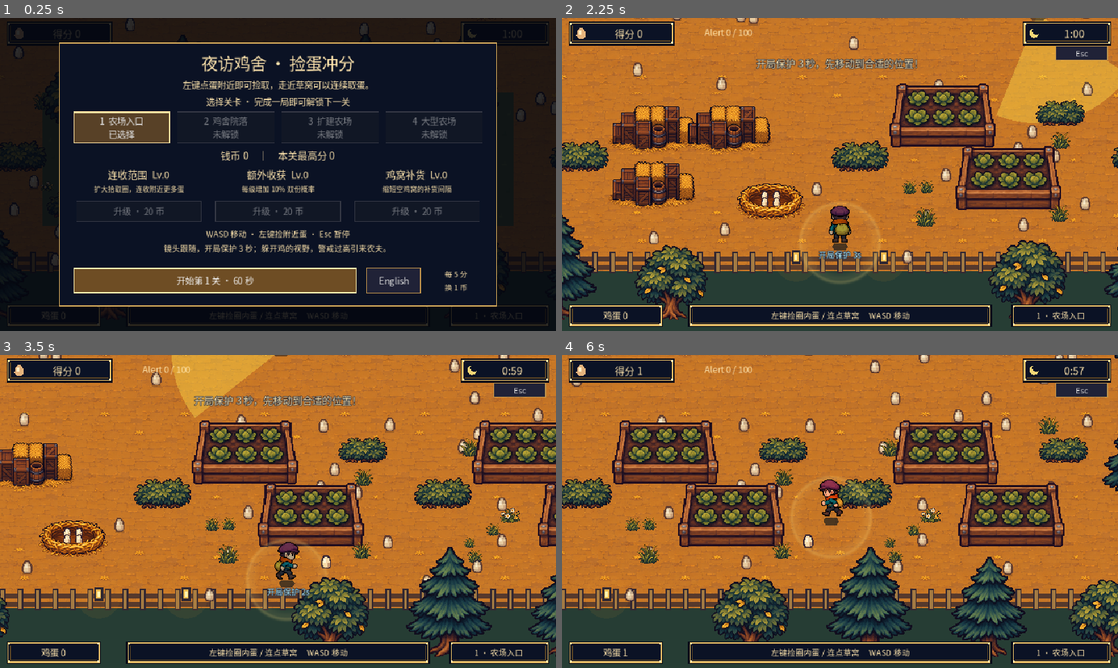
Above: before the commit, frames 1-4 (two rows, left to right).
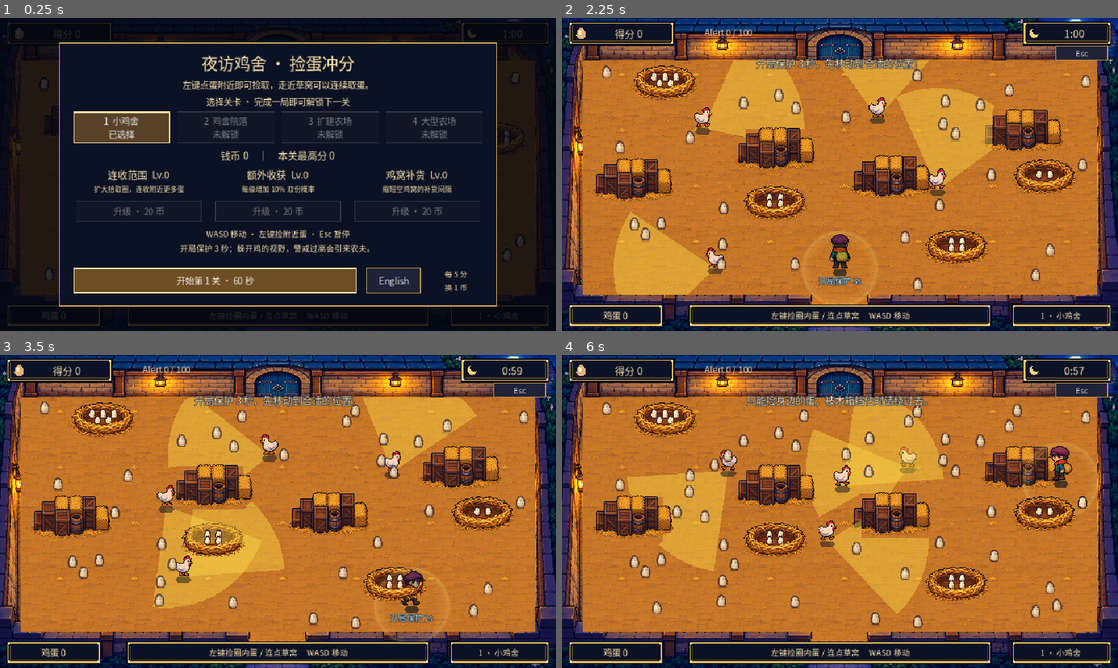
Above: after the commit, the same moments.

Repository: liupai-rachel/Deepsleep-Dont-wake-up-chickens
Game: Godot game, scene res://scenes/arcade/game.tscn
Same seed, same stepped clock (60 frames per second), same inputs: the game is played once before the commit and once after it.
Inputs (mouse positions are in pixels of both pictures, inside the frame that each line leads up to):
- Up to frame 1 (0.25 s): no input
- Up to frame 2 (2.25 s): click "English" at 0.5 s; click "中文" at 1.25 s; click "开始第 1 关 · 60 秒" at 2 s
- Up to frame 3 (3.5 s): move the mouse to (400, 495) at 2.77 s; hold D (move_right) from 2.78 s (still down); hold E (interact) from 2.78 s (still down); click (400, 495) at 2.92 s
- Up to frame 4 (6 s): move the mouse to (728, 527) at 3.52 s; release D (move_right) at 3.53 s; release E (interact) at 3.53 s; hold S (move_down) 3.53-4.28 s; tap Q (throw_feed) at 3.6, 5.1 s; click (728, 527) at 3.67 s; move the mouse to (895, 442) at 4.27 s; hold D (move_right) 4.28-5.03 s; hold E (interact) 4.28-5.03 s; click (895, 442) at 4.42 s; move the mouse to (812, 574) at 5.02 s; hold W (move_up) 5.03-5.78 s; click (812, 574) at 5.17 s; move the mouse to (1006, 558) at 5.77 s; hold A (move_left) from 5.78 s (still down); hold E (interact) from 5.78 s (still down); click (1006, 558) at 5.92 s

The runs differ from the first frame. In frame 1, 8.3% of the frame differs, in the area x 0-100%, y 0-97%; in frame 2, 62%; in frame 3, 62%; in frame 4, 66%, in the area x 0-100%, y 0-100%.

Commit message:
Revert "Build a larger explorable farm with winding plots and a following camera"
This reverts commit 8bc20c69930eb5a7ece7ebedaac9ded0fa85245b.

Diff:
--- a/assets/art/foliage_cutout.gdshader
+++ /dev/null
@@ -1,8 +0,0 @@
-shader_type canvas_item;
-varying vec4 item_tint;
-void vertex() { item_tint = COLOR; }
-void fragment() {
-	vec4 pixel = texture(TEXTURE, UV);
-	if (pixel.a < 0.5) { discard; }
-	COLOR = vec4(pixel.rgb * item_tint.rgb, item_tint.a);
-}
--- a/scenes/arcade/game.gd
+++ b/scenes/arcade/game.gd
@@ -51,10 +51,6 @@
 	selected_level = profile.unlocked
 	_rng.randomize()
 	camera = Camera2D.new()
-	camera.process_mode = Node.PROCESS_MODE_PAUSABLE
-	camera.position_smoothing_enabled = true
-	camera.position_smoothing_speed = 9.0
-	camera.limit_smoothed = true
 	add_child(camera)
 	camera.make_current()
 	ui = ArcadeUI.new()
@@ -106,17 +102,12 @@
 	var seed_value := fixed_seed if use_fixed_seed else _rng.randi()
 	world.build(level,seed_value)
 	current_level = level
-	camera.zoom = Vector2.ONE*1.08
-	camera.limit_left = 0
-	camera.limit_top = 0
-	camera.limit_right = ceili(world.arena_size.x)
-	camera.limit_bottom = ceili(world.arena_size.y)
+	camera.position = world.arena_size * 0.5
+	camera.zoom = Vector2.ONE * 960.0 / world.arena_size.x
 	player = PLAYER.instantiate()
-	player.position = world.start_position()
+	player.position = Vector2(world.bounds.get_center().x,world.bounds.end.y-45)
 	player.move_speed = 330.0
 	world.add_child(player)
-	world.actor = player
-	update_camera(true)
 	pickup_circle = Node2D.new()
 	pickup_circle.set_script(RANGE_SCRIPT)
 	pickup_circle.radius = pickup_radius()
@@ -125,7 +116,7 @@
 	alert = CoopAlert.new()
 	world.add_child(alert)
 	for i in range(2 + level*2):
-		var point := world.first_nest_point() if i == 0 else world.free_point(52,true)
+		var point := world.free_point(52,true)
 		if point == Vector2.INF: break
 		world.nest_points.append(point)
 		var nest := ArcadeNest.new()
@@ -135,7 +126,7 @@
 		world.add_child(nest)
 		nests.append(nest)
 	for i in range(3+level): _add_hen(false)
-	_spawn_batch(egg_target())
+	_spawn_batch(18+level*14)
 
 func begin_round(level: int) -> void:
 	if running: return
@@ -162,7 +153,6 @@
 
 func _process(delta: float) -> void:
 	if not running or get_tree().paused: return
-	update_camera()
 	time_left = maxf(0,time_left-delta)
 	if time_left <= 0:
 		finish_round()
@@ -179,7 +169,7 @@
 	if combo_left == 0: chain = 0
 	spawn_left -= delta
 	if spawn_left <= 0:
-		var desired := egg_target()
+		var desired := 18+current_level*14
 		var count := world.rng.randi_range(2,5)
 		if eggs.size() < desired/2: count += 6
 		_spawn_batch(count)
@@ -368,7 +358,7 @@
 	_farmer_armed = alert.level < 60
 
 func _spawn_batch(count: int) -> void:
-	var maximum := egg_cap()
+	var maximum := 48+current_level*18
 	for i in range(count):
 		if eggs.size() >= maximum: break
 		var point := world.free_point(16,true)
@@ -382,7 +372,7 @@
 
 func _spawn_egg_at(point: Vector2, gold: bool) -> void:
 	if not world.is_free(point,12,true): return
-	if eggs.size() >= egg_cap():
+	if eggs.size() >= 48+current_level*18:
 		if not gold: return
 		var replaced := false
 		for old in eggs:
@@ -397,20 +387,9 @@
 	egg.golden = gold
 	egg.phase = world.rng.randf()*TAU
 	egg.scale = Vector2.ONE * maxf(1.2,1.05/camera.zoom.x)
+	egg.z_index = 1
 	world.add_child(egg)
 	eggs.append(egg)
-
-func egg_target() -> int:
-	return clampi(int(world.bounds.get_area()/13000.0),130,330)
-
-func egg_cap() -> int:
-	return egg_target()+maxi(80,egg_target()/2)
-
-func update_camera(snap := false) -> void:
-	if not is_instance_valid(player): return
-	camera.position = player.position
-	if snap: camera.reset_smoothing()
-	camera.force_update_scroll()
 
 func toggle_pause() -> void:
 	if not running: return
--- a/scenes/arcade/hen.gd
+++ b/scenes/arcade/hen.gd
@@ -39,8 +39,7 @@
 		_choose_roam_target()
 		return
 	_target_age += delta
-	var travel_limit := maxf(22.0,world.bounds.size.length()/patrol_speed*1.4)
-	if position.distance_squared_to(roam_target) <= 144 or _stuck_left > 1.8 or _target_age > travel_limit:
+	if position.distance_squared_to(roam_target) <= 144 or _stuck_left > 1.8 or _target_age > 22.0:
 		roam_target = Vector2.INF
 		_wait_left = _patrol_rng.randf_range(0.15,0.5)
 		return
--- a/scenes/arcade/nest.gd
+++ b/scenes/arcade/nest.gd
@@ -30,6 +30,7 @@
 	add_child(art)
 	tray = Node2D.new()
 	tray.draw.connect(_draw_stock)
+	tray.z_index = 1
 	add_child(tray)
 	# The lower straw lip is drawn again in front of the eggs for real occlusion.
 	var front := Sprite2D.new()
@@ -37,6 +38,7 @@
 	front.scale = art.scale
 	front.position = art.position
 	front.texture_filter = CanvasItem.TEXTURE_FILTER_NEAREST
+	front.z_index = 2
 	var foreground := ShaderMaterial.new()
 	foreground.shader = preload("res://assets/art/nest_front.gdshader")
 	foreground.set_shader_parameter("front_start",(NEST_REGION.position.y+NEST_REGION.size.y*0.61)/STRAW.get_height())
--- a/scenes/arcade/scenery.gd
+++ /dev/null
@@ -1,40 +0,0 @@
-class_name FarmScenery
-extends StaticBody2D
-
-const ATLAS := preload("res://assets/art/farm_nature.png")
-const REGIONS := [Rect2(27,34,467,476),Rect2(584,46,362,463),Rect2(1048,270,445,237),Rect2(148,775,213,181),Rect2(622,765,259,192),Rect2(1043,683,453,274)]
-var kind := 0
-var display_width := 120.0
-var footprint := Vector2.ZERO
-var art: Sprite2D
-
-func _ready() -> void:
-	collision_layer = 2 if footprint != Vector2.ZERO else 0
-	collision_mask = 0
-	if footprint != Vector2.ZERO:
-		var collider := CollisionShape2D.new()
-		var shape := RectangleShape2D.new()
-		shape.size = footprint
-		collider.shape = shape
-		collider.add_to_group("vision_cover")
-		add_child(collider)
-	var texture := AtlasTexture.new()
-	texture.atlas = ATLAS
-	texture.region = REGIONS[kind]
-	art = Sprite2D.new()
-	art.texture = texture
-	art.texture_filter = CanvasItem.TEXTURE_FILTER_NEAREST
-	art.scale = Vector2.ONE*display_width/texture.region.size.x
-	art.position.y = (footprint.y*0.5 if footprint != Vector2.ZERO else 4)-texture.region.size.y*art.scale.y*0.5
-	var cutout := ShaderMaterial.new()
-	cutout.shader = preload("res://assets/art/foliage_cutout.gdshader")
-	art.material = cutout
-	add_child(art)
-	set_process(kind <= 1)
-
-func _process(delta: float) -> void:
-	var world := get_parent() as ArcadeWorld
-	if world == null or not is_instance_valid(world.actor): return
-	var offset := world.actor.position-position
-	var behind: bool = offset.y < 10 and offset.y > -REGIONS[kind].size.y*art.scale.y and absf(offset.x) < display_width*0.48
-	art.modulate.a = move_toward(art.modulate.a,0.38 if behind else 1.0,delta*5)
--- a/scenes/arcade/ui.gd
+++ b/scenes/arcade/ui.gd
@@ -9,8 +9,8 @@
 
 const FONT := preload("res://assets/fonts/CoopUI.ttf")
 const PIXEL := preload("res://assets/fonts/PressStart2P-Regular.ttf")
-const STAGE_ZH := ["农场入口", "鸡舍院落", "扩建农场", "大型农场"]
-const STAGE_EN := ["Farm Gate", "Yard", "Farm", "Estate"]
+const STAGE_ZH := ["小鸡舍", "鸡舍院落", "扩建农场", "大型农场"]
+const STAGE_EN := ["Coop", "Yard", "Farm", "Estate"]
 var language := "zh"
 var screen: Control
 var overlay: ColorRect
@@ -234,7 +234,7 @@
 		var text := tr2("已满级","MAX LEVEL") if price < 0 else tr2("升级 · %d 币","Upgrade · %d coins") % price
 		var button := _button(panel,Rect2(30+i*240,274,216,35),text,func(): upgrade_requested.emit(index))
 		button.disabled = paused or price < 0 or profile.coins < price
-	var guide := tr2("WASD 移动 · 左键捡附近蛋 · Esc 暂停\n镜头跟随，开局保护 3 秒；躲开鸡的视野，警戒过高引来农夫。","WASD move · Left-click nearby eggs · Esc pause\nCamera follows you. 3s start protection; avoid hen sight and high alert.")
+	var guide := tr2("WASD 移动 · 左键捡附近蛋 · Esc 暂停\n开局保护 3 秒；躲开鸡的视野，警戒过高会引来农夫。","WASD move · Left-click nearby eggs · Esc pause\n3-second start protection. Avoid hen sight; high alert brings the farmer.")
 	_label(panel,Rect2(18,319,720,43),guide,14)
 	if not profile.saved:
 		_label(panel,Rect2(18,361,720,20),tr2("当前浏览器无法保存进度，关闭后升级可能丢失。","Storage is unavailable; upgrades may be lost when this tab closes."),12)
--- a/scenes/arcade/world.gd
+++ b/scenes/arcade/world.gd
@@ -3,116 +3,46 @@
 
 const BACKDROP := preload("res://assets/art/coop_backdrop.png")
 const CRATE := preload("res://scenes/crate.tscn")
-const SCENERY := preload("res://scenes/arcade/scenery.gd")
-var arena_size := Vector2(1920,1280)
-var bounds := Rect2(64,112,1792,1072)
+var arena_size := Vector2(960,540)
+var bounds := Rect2(36,74,888,404)
 var solids: Array[Rect2] = []
 var nest_points: Array[Vector2] = []
 var rng := RandomNumberGenerator.new()
 var floor_texture: AtlasTexture
 var navigation: NavigationRegion2D
-var roads: Array[Rect2] = []
-var yards: Array[Rect2] = []
-var scenery: Array[Node2D] = []
-var zones: Array[Dictionary] = []
-var actor: CoopPlayer
-var terrain_seed := 0
-var grid_size := Vector2i(4,3)
 
 func build(level: int, seed_value: int) -> void:
 	texture_filter = CanvasItem.TEXTURE_FILTER_NEAREST
 	rng.seed = seed_value
-	terrain_seed = seed_value
+	arena_size = Vector2(960,540) * (1.0 + (level-1)*0.2)
 	var factor := 1.0 + (level-1)*0.2
-	arena_size = Vector2(1920,1280)*factor
-	bounds = Rect2(Vector2(64,112)*factor,Vector2(1792,1072)*factor)
+	bounds = Rect2(Vector2(36,74)*factor,Vector2(888,404)*factor)
+	var backdrop := Sprite2D.new()
+	backdrop.texture = BACKDROP
+	backdrop.centered = false
+	backdrop.scale = arena_size / BACKDROP.get_size()
+	backdrop.z_index = -10
+	backdrop.texture_filter = CanvasItem.TEXTURE_FILTER_NEAREST
+	var projection := ShaderMaterial.new()
+	projection.shader = preload("res://assets/art/coop_projection.gdshader")
+	backdrop.material = projection
+	add_child(backdrop)
 	floor_texture = AtlasTexture.new()
 	floor_texture.atlas = BACKDROP
 	floor_texture.region = Rect2(600,350,256,192)
 	y_sort_enabled = true
 	for edge in [Rect2(bounds.position-Vector2(16,16),Vector2(bounds.size.x+32,16)),Rect2(Vector2(bounds.position.x-16,bounds.end.y),Vector2(bounds.size.x+32,16)),Rect2(bounds.position-Vector2(16,0),Vector2(16,bounds.size.y)),Rect2(Vector2(bounds.end.x,bounds.position.y),Vector2(16,bounds.size.y))]:
 		_add_collision(edge)
-	grid_size = Vector2i(3+level,3+(level-1)/2)
-	var cell := bounds.size/Vector2(grid_size)
-	for x in range(grid_size.x+1):
-		roads.append(Rect2(Vector2(bounds.position.x+x*cell.x-72,bounds.position.y),Vector2(144,bounds.size.y)).intersection(bounds))
-	for y in range(grid_size.y+1):
-		roads.append(Rect2(Vector2(bounds.position.x,bounds.position.y+y*cell.y-72),Vector2(bounds.size.x,144)).intersection(bounds))
-	for row in range(grid_size.y):
-		for column in range(grid_size.x):
-			var center := bounds.position+(Vector2(column,row)+Vector2.ONE*0.5)*cell
-			var kind := (column+row+level+rng.randi_range(0,1))%4
-			zones.append({"center":center,"kind":kind})
-			_build_plot(center,kind)
-	# Alternating hedges leave a clear side of each road for weaving around.
-	for column in range(1,grid_size.x):
-		for row in range(grid_size.y):
-			var point := bounds.position+Vector2(column*cell.x+(-32 if row%2 else 32),(row+0.5)*cell.y)
-			_add_scenery(point,2,92,Vector2(60,40))
-	for i in range(90+level*24):
-		var point := free_point(8)
-		if point != Vector2.INF and not is_on_road(point):
-			_add_scenery(point,4 if i%5 == 0 else 3,rng.randf_range(20,38))
-	for x in range(120,int(arena_size.x)-80,190):
-		if absf(x-bounds.get_center().x) < 180: continue
-		_add_scenery(Vector2(x,bounds.end.y+75),rng.randi_range(0,1),rng.randf_range(115,145))
-		_add_scenery(Vector2(x,bounds.position.y-18),rng.randi_range(0,1),rng.randf_range(115,145))
-	for y in range(180,int(bounds.end.y),210):
-		_add_scenery(Vector2(bounds.position.x-28,y),rng.randi_range(0,1),125)
-		_add_scenery(Vector2(bounds.end.x+28,y),rng.randi_range(0,1),125)
+	var desired := 2 + level*2
+	for index in range(desired):
+		var point := free_point(72)
+		if point == Vector2.INF: break
+		var cover := CRATE.instantiate()
+		cover.position = point
+		add_child(cover)
+		solids.append(Rect2(point-Vector2(52,38),Vector2(104,76)))
 	bake_navigation()
 	queue_redraw()
-
-func _build_plot(center: Vector2, kind: int) -> void:
-	if kind == 0:
-		yards.append(Rect2(center-Vector2(150,112),Vector2(300,224)))
-		for offset in [Vector2(-76,-45),Vector2(45,-45),Vector2(-76,45)]: _add_crate(center+offset)
-		_add_scenery(center+Vector2(112,65),4,38)
-	elif kind == 1:
-		for offset in [Vector2(-86,-40),Vector2(70,-60),Vector2(30,70)]:
-			_add_scenery(center+offset,rng.randi_range(0,1),rng.randf_range(115,145),Vector2(42,30))
-		_add_scenery(center+Vector2(-105,75),2,82,Vector2(58,38))
-	elif kind == 2:
-		yards.append(Rect2(center-Vector2(155,100),Vector2(310,200)))
-		_add_scenery(center+Vector2(-60,-45),5,170,Vector2(145,54))
-		_add_scenery(center+Vector2(45,55),5,170,Vector2(145,54))
-		_add_scenery(center+Vector2(128,-70),2,78,Vector2(50,34))
-	else:
-		yards.append(Rect2(center-Vector2(145,100),Vector2(290,200)))
-		for offset in [Vector2(-70,-30),Vector2(10,-30)]: _add_scenery(center+offset,2,105,Vector2(74,42))
-		_add_crate(center+Vector2(100,65))
-		_add_scenery(center+Vector2(-85,80),4,36)
-
-func _add_crate(point: Vector2) -> void:
-	var cover := CRATE.instantiate()
-	cover.position = point
-	add_child(cover)
-	solids.append(Rect2(point-Vector2(52,38),Vector2(104,76)))
-
-func _add_scenery(point: Vector2, kind: int, width: float, footprint := Vector2.ZERO) -> void:
-	var prop := SCENERY.new()
-	prop.position = point
-	prop.kind = kind
-	prop.display_width = width
-	prop.footprint = footprint
-	add_child(prop)
-	scenery.append(prop)
-	if footprint != Vector2.ZERO: solids.append(Rect2(point-footprint*0.5,footprint))
-
-func start_position() -> Vector2:
-	return Vector2(bounds.get_center().x,bounds.end.y-45)
-
-func is_on_road(point: Vector2) -> bool:
-	for road in roads:
-		if road.has_point(point): return true
-	return false
-
-func first_nest_point() -> Vector2:
-	for radius in [120,170,220,270]:
-		for index in range(16):
-			var point: Vector2 = start_position()+Vector2.from_angle(index*TAU/16.0)*radius
-			if is_free(point,52,true): return point
-	return free_point(52,true)
 
 func _add_collision(rect: Rect2) -> void:
 	var body := StaticBody2D.new()
@@ -129,7 +59,7 @@
 
 func is_free(point: Vector2, padding := 18.0, avoid_nests := false) -> bool:
 	if not bounds.grow(-padding).has_point(point): return false
-	if point.distance_to(start_position()) < padding+26: return false
+	if point.distance_to(Vector2(bounds.get_center().x,bounds.end.y-45)) < padding+26: return false
 	for rect in solids:
 		if rect.grow(padding).has_point(point): return false
 	if point.distance_to(Vector2(bounds.get_center().x,bounds.position.y+25)) < padding+32: return false
@@ -168,43 +98,10 @@
 
 func _draw() -> void:
 	if floor_texture == null: return
-	draw_rect(Rect2(Vector2.ZERO,arena_size),Color("263d34"))
-	draw_rect(bounds,Color("52613a"))
-	var terrain := RandomNumberGenerator.new()
-	terrain.seed = terrain_seed
-	for y in range(int(bounds.position.y),int(bounds.end.y),40):
-		for x in range(int(bounds.position.x),int(bounds.end.x),40):
-			var point := Vector2(x,y)+Vector2(terrain.randf_range(3,25),terrain.randf_range(3,25))
-			var color := Color("657343") if terrain.randf() > 0.5 else Color("465a35")
-			draw_rect(Rect2(point,Vector2(terrain.randi_range(3,8),3)),color)
-			draw_rect(Rect2(point+Vector2(3,-4),Vector2(2,6)),color)
-	for yard in yards: _draw_dirt(yard.grow(18))
-	for road in roads: _draw_dirt(road)
-	_draw_fences()
-
-func _draw_dirt(area: Rect2) -> void:
-	for y in range(int(area.position.y),int(area.end.y),96):
-		for x in range(int(area.position.x),int(area.end.x),128):
-			var size := Vector2(minf(128,area.end.x-x),minf(96,area.end.y-y))
+	for y in range(int(bounds.position.y),int(bounds.end.y),96):
+		for x in range(int(bounds.position.x),int(bounds.end.x),128):
+			var size := Vector2(minf(128,bounds.end.x-x),minf(96,bounds.end.y-y))
 			draw_texture_rect_region(floor_texture,Rect2(Vector2(x,y),size),Rect2(Vector2.ZERO,size*2))
-
-func _draw_fences() -> void:
-	for y in [bounds.position.y,bounds.end.y]:
-		for offset in [-22,-9]: draw_rect(Rect2(bounds.position.x,y+offset,bounds.size.x,8),Color("56392c"))
-		for x in range(int(bounds.position.x),int(bounds.end.x)+1,28):
-			draw_rect(Rect2(x-4,y-30,9,34),Color("322731"))
-			draw_rect(Rect2(x-2,y-28,5,29),Color("a37a43"))
-	for x in [bounds.position.x,bounds.end.x]:
-		draw_rect(Rect2(x-6,bounds.position.y,12,bounds.size.y),Color("5c402f"))
-		for y in range(int(bounds.position.y),int(bounds.end.y),28):
-			draw_rect(Rect2(x-8,y-22,16,26),Color("322731"))
-			draw_rect(Rect2(x-5,y-20,10,20),Color("a37a43"))
-	for y in [bounds.position.y,bounds.end.y]:
-		for x in [bounds.get_center().x-70,bounds.get_center().x+70]:
-			draw_circle(Vector2(x,y-18),35,Color(1,0.65,0.15,0.07))
-			draw_rect(Rect2(x-7,y-33,14,23),Color("302832"))
-			draw_rect(Rect2(x-4,y-29,8,15),Color("eeb94d"))
-			draw_rect(Rect2(x-2,y-27,4,10),Color("fff3b1"))
 
 func bake_navigation() -> void:
 	navigation = NavigationRegion2D.new()
--- a/scenes/chicken.gd
+++ b/scenes/chicken.gd
@@ -232,9 +232,6 @@
 		if cover.disabled or rectangle == null:
 			continue
 		var half_size := rectangle.size * 0.5
-		var cover_radius := half_size.length()*maxf(absf(cover.global_scale.x),absf(cover.global_scale.y))
-		if global_position.distance_squared_to(cover.global_position) > pow(sight_range+cover_radius,2):
-			continue
 		for corner in [
 			-half_size,
 			Vector2(half_size.x, -half_size.y),
--- a/tests/arcade_flow.gd
+++ b/tests/arcade_flow.gd
@@ -15,7 +15,6 @@
 	for i in range(frames): await process_frame
 
 func click(game: ArcadeGame, button: int, point: Vector2) -> void:
-	game.update_camera(true)
 	var screen_point := game.get_canvas_transform() * point
 	var event := InputEventMouseButton.new()
 	event.button_index = button
@@ -115,7 +114,7 @@
 		other.queue_free()
 	collected_before = game.collected
 	await tick(500)
-	expect(game.eggs.size() > 0 and game.eggs.size() <= game.egg_cap(),"Random spawning must replenish eggs and respect a cap")
+	expect(game.eggs.size() > 0 and game.eggs.size() <= 66,"Random spawning must replenish eggs and respect a cap")
 	expect(game.collected == collected_before,"Spawning must not count as collecting")
 	expect(nest.stock >= 2 and nest.stock <= 6,"Empty nests must refill with a visible random stock")
 	var time_before := game.time_left
--- a/tests/arcade_roaming.gd
+++ b/tests/arcade_roaming.gd
@@ -39,7 +39,7 @@
 			for i in range(visits.size()):
 				visits[i][game.world.patrol_sector(game.hens[i].position)] = true
 		for i in range(visits.size()):
-			expect(visits[i].size() >= 2,"Hen %d on stage %d must leave its starting quadrant in 40 seconds (visited %s)" % [i,scenario.level,visits[i].keys()])
+			expect(visits[i].size() >= 3,"Hen %d on stage %d must actually traverse at least three quadrants in 40 seconds (visited %s)" % [i,scenario.level,visits[i].keys()])
 			var hen: ArcadeHen = game.hens[i]
 			hen.set_physics_process(false)
 			hen._sectors.clear()
@@ -62,7 +62,6 @@
 		if origin.x > 200 and origin.x < 650 and origin.y > 220 and game.world.step_clear(origin,origin+Vector2(110,0)): break
 		origin = game.world.free_point(20,true)
 	game.player.position = origin
-	game.update_camera(true)
 	var inside := origin+Vector2(30,0)
 	game._spawn_egg_at(inside,false)
 	var egg: ArcadeEgg = game.eggs.back()
--- a/tests/exploration.gd
+++ /dev/null
@@ -1,108 +0,0 @@
-extends SceneTree
-
-var failures := 0
-
-func _initialize() -> void:
-	call_deferred("run")
-
-func expect(condition: bool, message: String) -> void:
-	if not condition:
-		failures += 1
-		push_error(message)
-
-func tick(frames: int) -> void:
-	for i in range(frames): await process_frame
-
-func run() -> void:
-	root.size = Vector2i(960,540)
-	var game: ArcadeGame = load("res://scenes/arcade/game.tscn").instantiate()
-	game.profile = ArcadeProfile.new()
-	game.profile.unlocked = 4
-	game.use_fixed_seed = true
-	game.guards_enabled = false
-	root.add_child(game)
-	await tick(3)
-	for level in range(1,5):
-		for seed_value in [7,19]:
-			game.fixed_seed = seed_value
-			game.begin_round(level)
-			await tick(4)
-			var view_size := Vector2(960,540)/game.camera.zoom
-			expect(game.world.arena_size.x > view_size.x*2 and game.world.arena_size.y > view_size.y*2,"The follow camera must reveal only a local portion of every stage")
-			expect(game.camera.zoom.is_equal_approx(Vector2.ONE*1.08),"Later stages must retain the same close view instead of fitting the entire map")
-			expect(game.world.zones.size() >= 12 and game.world.solids.size() >= 35,"The farm must have multiple plots and meaningful cover")
-			expect(game.world.scenery.size() >= 65,"The world must include abundant foliage scenery")
-			expect(game.nests[0].position.distance_to(game.world.start_position()) <= 285,"A first nest should be discoverable near the starting view")
-			expect(game.eggs.size() >= game.egg_target()*0.8,"Ground eggs must scale with the larger farm")
-			var map := game.world.get_world_2d().navigation_map
-			# Baked boundaries can project a target a few pixels onto the nav polygon.
-			for i in range(24):
-				var point := game.world.free_point(20)
-				var path := NavigationServer2D.map_get_path(map,game.world.start_position(),point,true)
-				expect(not path.is_empty() and path[-1].distance_to(point) < 4,"All sampled plot locations must connect to the entrance (stage %d, seed %d, target %s, end %s)" % [level,seed_value,point,path[-1] if not path.is_empty() else Vector2.INF])
-			for nest in game.nests:
-				var path := NavigationServer2D.map_get_path(map,game.world.start_position(),nest.position,true)
-				expect(not path.is_empty() and path[-1].distance_to(nest.position) < 4,"Every nest must be accessible around cover (stage %d, seed %d, target %s, end %s)" % [level,seed_value,nest.position,path[-1] if not path.is_empty() else Vector2.INF])
-			var cell := game.world.bounds.size/Vector2(game.world.grid_size)
-			for column in range(1,game.world.grid_size.x):
-				for row in range(1,game.world.grid_size.y):
-					var junction := game.world.bounds.position+Vector2(column,row)*cell
-					var path := NavigationServer2D.map_get_path(map,game.world.start_position(),junction,true)
-					expect(not path.is_empty() and path[-1].distance_to(junction) < 2,"Connecting road junctions must remain open")
-			for corner in [game.world.bounds.position+Vector2(30,30),game.world.bounds.end-Vector2(30,30)]:
-				game.player.position = corner
-				game.update_camera(true)
-				var center := game.camera.get_screen_center_position()
-				var visible := Rect2(center-view_size*0.5,view_size)
-				expect(visible.position.x >= -2 and visible.position.y >= -2 and visible.end.x <= game.world.arena_size.x+2 and visible.end.y <= game.world.arena_size.y+2,"Camera limits must prevent viewing beyond the world")
-			print("Connected stage ",level," seed ",seed_value,": ",game.world.zones.size()," plots, ",game.world.solids.size()," obstacles")
-			game.abandon_round()
-	game.begin_round(1)
-	await tick(4)
-	var initial_camera := game.camera.get_screen_center_position()
-	var initial_player := game.player.position
-	Input.action_press("move_right")
-	await tick(36)
-	Input.action_release("move_right")
-	await tick(3)
-	expect(game.player.position.x > initial_player.x+100,"The south lane must permit real keyboard movement")
-	expect(game.camera.get_screen_center_position().x > initial_camera.x+90,"The camera must actually track walking, rather than stay at map center")
-	var player_screen := game.get_canvas_transform()*game.player.position
-	expect(Rect2(150,70,660,400).has_point(player_screen),"The moving player must stay comfortably inside the view")
-	var target := game.player.position+Vector2(30,-10)
-	for offset in [Vector2(30,-10),Vector2(-25,0),Vector2(20,-25),Vector2(0,-35)]:
-		var candidate: Vector2 = game.player.position+offset
-		if game.world.is_free(candidate,12,true) and game.can_collect_point(candidate):
-			target = candidate
-			break
-	game._spawn_egg_at(target,false)
-	var before_pickup := game.collected
-	var click := InputEventMouseButton.new()
-	click.button_index = MOUSE_BUTTON_LEFT
-	click.pressed = true
-	click.position = game.get_canvas_transform()*target+Vector2(0,16)
-	Input.parse_input_event(click)
-	await process_frame
-	click = click.duplicate()
-	click.pressed = false
-	Input.parse_input_event(click)
-	await process_frame
-	expect(game.collected > before_pickup,"Screen clicks must still pick nearby eggs after the camera pans")
-	game.toggle_pause()
-	var paused_camera := game.camera.get_screen_center_position()
-	await tick(10)
-	expect(game.camera.get_screen_center_position().is_equal_approx(paused_camera),"Pausing must freeze camera motion")
-	game.toggle_pause()
-	for prop in game.world.scenery:
-		if prop.kind <= 1:
-			game.player.position = prop.position+Vector2(0,-60)
-			await tick(10)
-			expect(prop.art.modulate.a < 0.7,"A canopy covering the player must fade")
-			game.player.position = prop.position+Vector2(180,40)
-			await tick(10)
-			expect(prop.art.modulate.a > 0.9,"The canopy should recover after the player leaves")
-			break
-	game.queue_free()
-	await tick(2)
-	if failures == 0: print("PASS: eight connected farm layouts, close follow camera, world limits, movement/pause tracking, accessible nests and fading canopies")
-	quit(1 if failures else 0)
Binary file removed: assets/art/farm_nature.png
Not shown, removed: assets/art/farm_nature.png.import
Not shown, removed: assets/art/foliage_cutout.gdshader.uid
Binary file changed: assets/fonts/CoopUI.ttf
Not shown, removed: scenes/arcade/scenery.gd.uid
Not shown, removed: tests/exploration.gd.uid
Not shown, changed: DEVELOPMENT_PLAN.md
Not shown, changed: PROJECT_GUIDE.md
